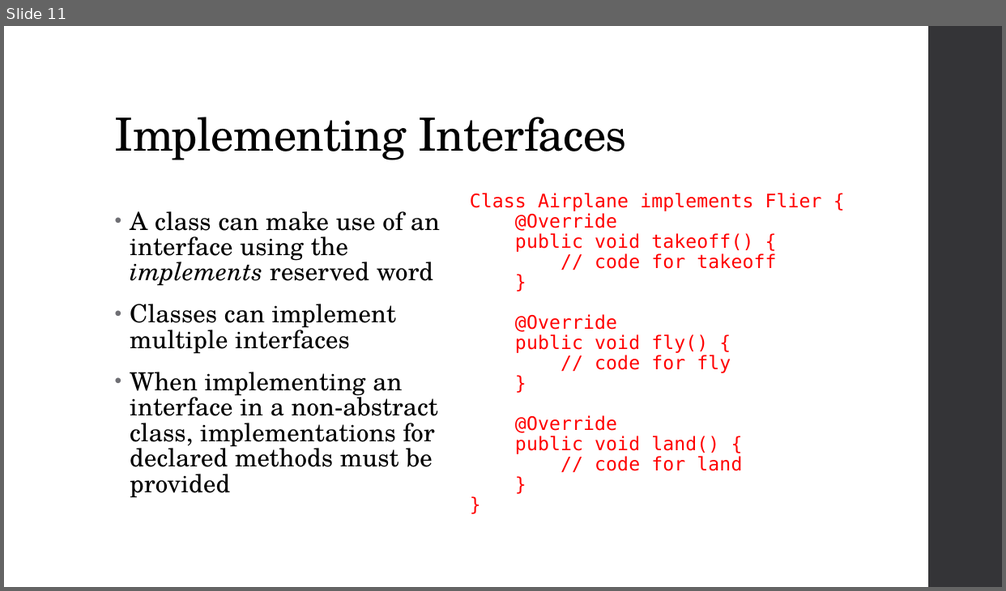
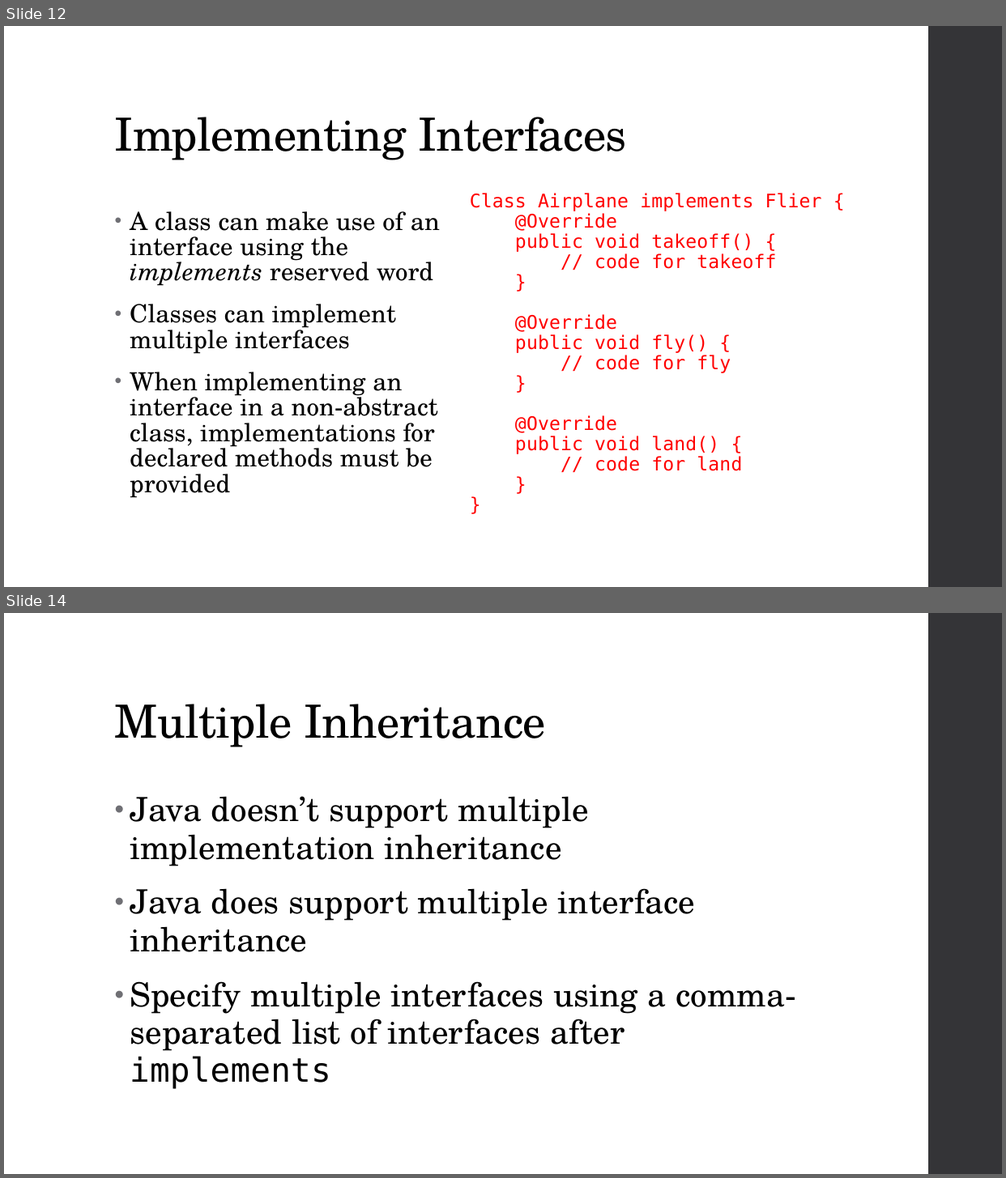
Before and after one commit to zarthur/CSCC-Fundamentals-Android-Notes, a slide deck: week_09_10/week_09_10.pptx. Shown one above the other, each under a label of ours: slide 11 before the commit, slides 12 and 14 after it; the slides between them are not shown. The pictures are 1006x591 and 1006x1178 pixels, drawn with LibreOffice and Linux fonts; fonts in the diff are those of the drawing. Boxes give left, top, right and bottom in pixels: in the first picture for what was removed or moved away, otherwise in the second. Text is boxed around its words. In the diff, an @@ line names an element or a change of style, - is before the commit and + after.

```diff
--- a/week_09_10/week_09_10.pptx
+++ b/week_09_10/week_09_10.pptx
@@ slide 14 added at [4, 613, 1002, 1174], background #FFFFFF; not listed: 1 template element that a slide beside it also shows @@
@@ title added at [115, 704, 545, 747], 44 pt, text #000000 @@
+Multiple Inheritance
@@ text added at [130, 796, 796, 1089], 32 pt, text #000000 @@
+• Java doesn’t support multiple implementation inheritance
+• Java does support multiple interface inheritance
+• Specify multiple interfaces using a comma-separated list of interfaces after implements
@@ what was slide 11 is now slide 12 @@
```
Also in this commit, not shown: 6 other slides added, 1 other file.
